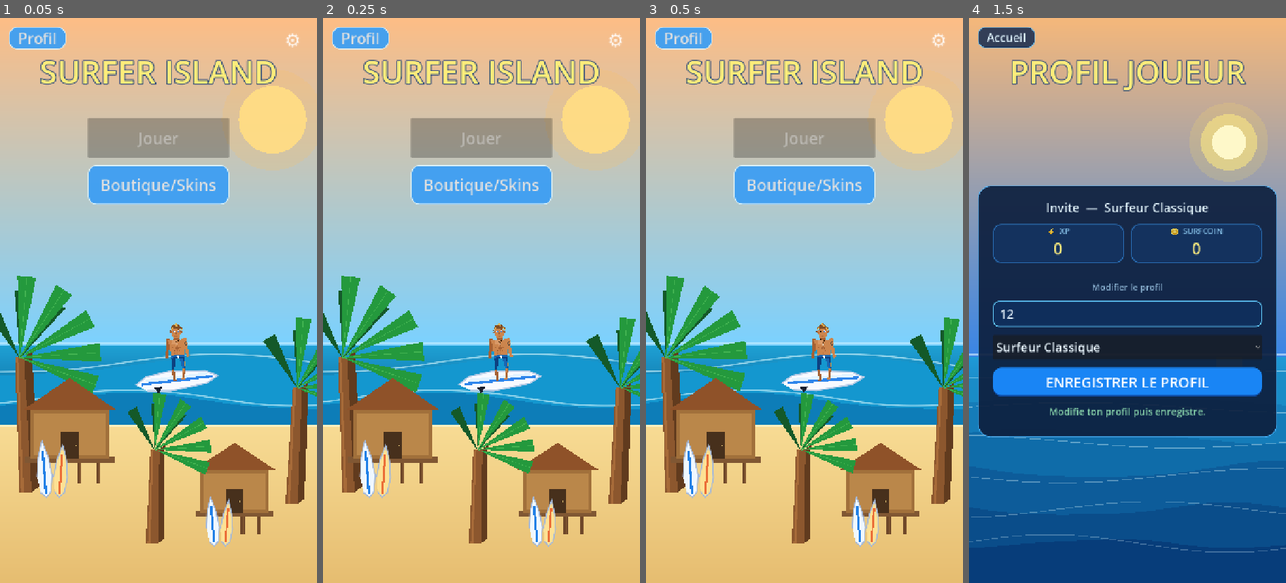
Above: before the commit, frames 1-4 (left to right).
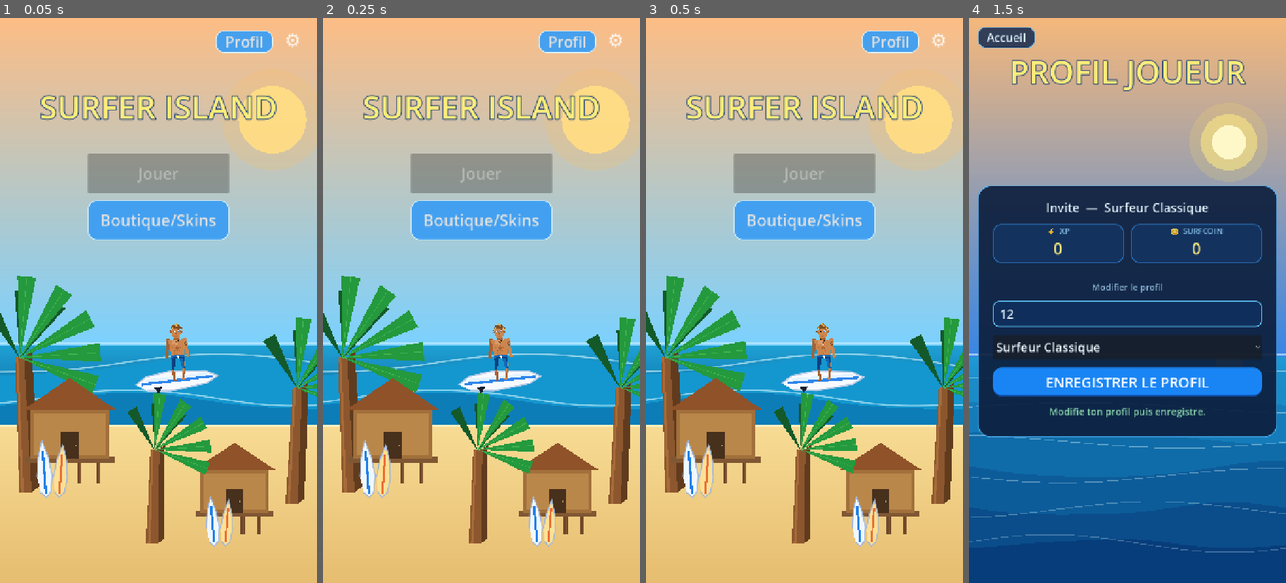
Above: after the commit, the same moments.

Repository: ClemL06/SurfGame
Game: Godot game, scene res://scenes/ui/MainMenu.tscn
The game is run twice, just before and just after one commit, with the same random seed, the same clock (stepped at 60 frames per second) and the same inputs.
Inputs (mouse positions are in pixels of both pictures, inside the frame that each line leads up to):
- Up to frame 1 (0.05 s): no input
- Up to frame 2 (0.25 s): no input
- Up to frame 3 (0.5 s): no input
- Up to frame 4 (1.5 s): click (1146, 362) at 0.5 s; click (1127, 311) at 1.27 s; type "12" at 1.35 s

The runs differ from the first frame. In frame 1, 14% of the frame differs, in the area x 2-88%, y 1-40%; in frame 2, 14%; in frame 3, 14%; in frame 4, nothing differs.

Commit message:
emplacement boutons

Diff:
--- a/nouveau-projet-de-jeu/scenes/ui/MainMenu.tscn
+++ b/nouveau-projet-de-jeu/scenes/ui/MainMenu.tscn
@@ -68,7 +68,7 @@
 anchor_right = 1.0
 anchor_bottom = 1.0
 offset_left = 48.0
-offset_top = 72.0
+offset_top = 152.0
 offset_right = -48.0
 offset_bottom = -72.0
 
@@ -173,11 +173,14 @@
 [node name="ProfileTabButton" type="Button" parent="."]
 unique_name_in_owner = true
 layout_mode = 1
-anchors_preset = 0
-offset_left = 20.0
-offset_top = 20.0
-offset_right = 150.0
-offset_bottom = 68.0
+anchor_left = 1.0
+anchor_top = 0.0
+anchor_right = 1.0
+anchor_bottom = 0.0
+offset_left = -230.0
+offset_top = 28.0
+offset_right = -100.0
+offset_bottom = 76.0
 theme_override_styles/normal = SubResource("StyleBoxFlat_profile_tab")
 theme_override_styles/hover = SubResource("StyleBoxFlat_profile_tab_hover")
 theme_override_styles/pressed = SubResource("StyleBoxFlat_profile_tab_hover")
